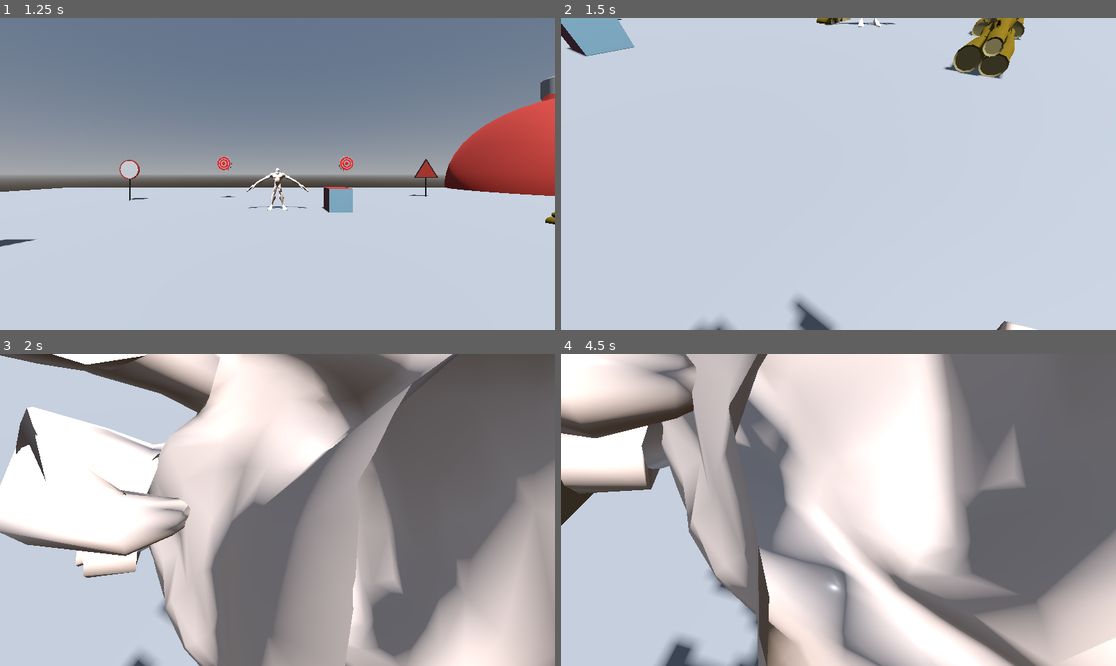
Above: before the commit, frames 1-4 (two rows, left to right).
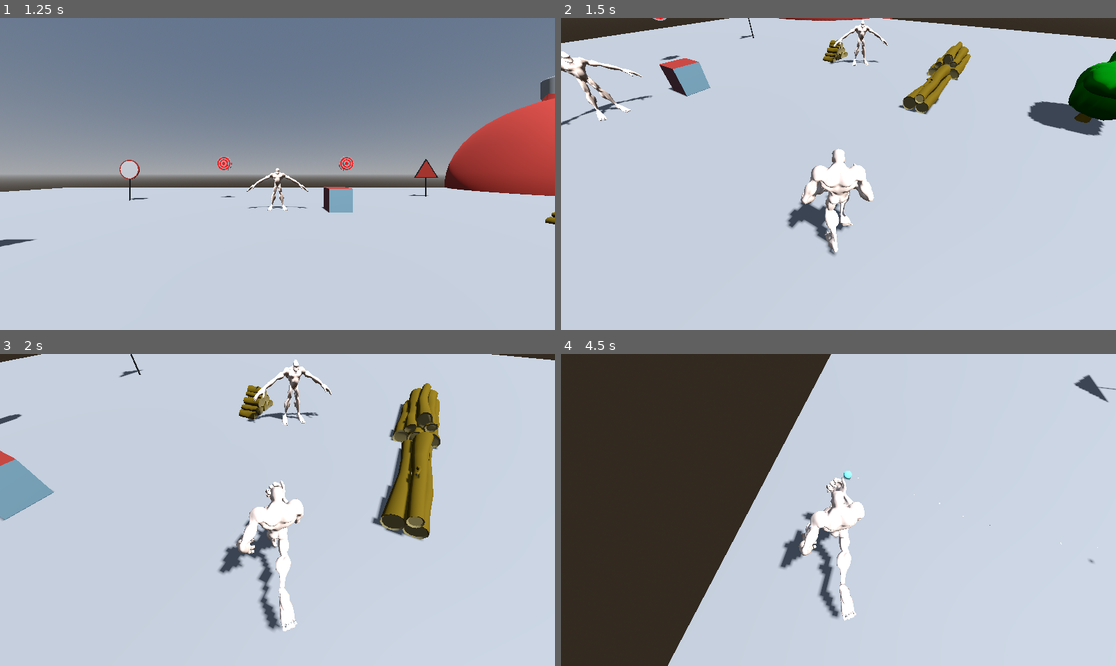
Above: after the commit, the same moments.

Repository: notme84/WildJam76
Game: Godot game, scene res://Scenes/main_menu.tscn
Two runs of this game, one before a commit and one after it. Both use one fixed random seed, a clock stepped at 60 frames per second and the inputs below.
Inputs (mouse positions are in pixels of both pictures, inside the frame that each line leads up to):
- Up to frame 1 (1.25 s): click "Start" at 0.5 s
- Up to frame 2 (1.5 s): tap Enter at 1.25 s; move the mouse to (866, 174) at 1.27 s; hold W (move_up) from 1.28 s (still down); hold C (camera_mode) from 1.28 s (still down)
- Up to frame 3 (2 s): keep holding W (move_up); keep holding C (camera_mode); tap Space (jump) at 1.52 s
- Up to frame 4 (4.5 s): keep holding W (move_up); move the mouse to (810, 510) at 2.02 s; release C (camera_mode) at 2.03 s; tap C (camera_mode) at 2.1, 3.8 s; tap Space (jump) at 2.27, 3.77 s; move the mouse to (849, 503) at 2.77 s; hold C (camera_mode) 2.78-3.53 s; tap R (join) at 2.85 s; move the mouse to (832, 516) at 3.52 s; click (832, 516) at 3.6 s; move the mouse to (877, 513) at 4.27 s; hold C (camera_mode) from 4.28 s (still down); tap E (melee) at 4.35 s

Frame 1 is identical in both runs. In frame 2, 13% of the frame differs, in the area x 0-100%, y 0-100%; in frame 3, 81%; in frame 4, 94%.

Commit message:
just stuff don't worry about it
still stuff to fix. Stop panicking.

Diff:
--- a/MarkStuffTemp/player_control.gd
+++ b/MarkStuffTemp/player_control.gd
@@ -52,7 +52,7 @@
 			#Input.set_mouse_mode(Input.MOUSE_MODE_CAPTURED)
 
 	if event is InputEventMouseMotion && device_index < 0:
-		print("ATTEMPTING TO GET MOUSE MOVE INPUT")
+		#print("ATTEMPTING TO GET MOUSE MOVE INPUT")
 		if Input.get_mouse_mode() == Input.MOUSE_MODE_CAPTURED:
 			camrot_h -= event.relative.x * Settings.mouse_sensitivity_x
 			if Settings.invert_y_look:
@@ -62,8 +62,8 @@
 	if device_index >= 0 && event.device != device_index:
 		return
 
-	if event.is_action_pressed("camera_mode"):
-		switch_camera_mode
+	#if event.is_action_pressed("camera_mode"):
+		#switch_camera_mode
 
 	#if event.is_action("left_click"):
 		#if event.is_pressed():
@@ -90,9 +90,15 @@
 	if PlayerManager.get_player_count() <= 1:
 		left_click_axis = Input.get_action_strength("left_click")
 		right_click_axis = Input.get_action_strength("right_click")
+
+		if Input.is_action_just_pressed("camera_mode"):
+			switch_camera_mode()
 	else:
 		left_click_axis = MultiplayerInput.get_action_strength(device_index, "left_click")
 		right_click_axis = MultiplayerInput.get_action_strength(device_index, "right_click")
+
+		if MultiplayerInput.is_action_just_pressed(device_index, "camera_mode"):
+			switch_camera_mode()
 
 	if left_click_axis > axis_press_threshold && last_left_click_axis < axis_press_threshold:
 		attack_1_pressed.emit()
@@ -116,6 +122,7 @@
 
 
 func switch_camera_mode():
+	print("SWITCHING CAMERA MODE")
 	if camera.get_parent() == %HeadCameraMount:
 		camera.reparent(%FollowCameraHousing)
 		using_follow_cam = true
